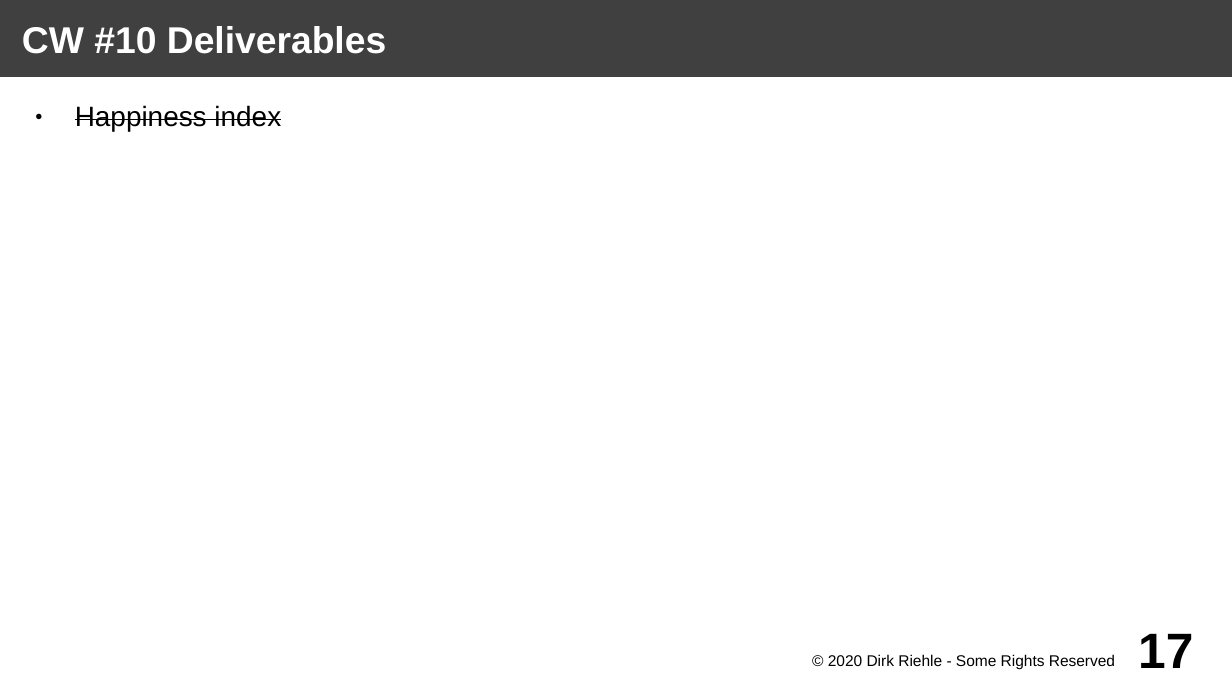
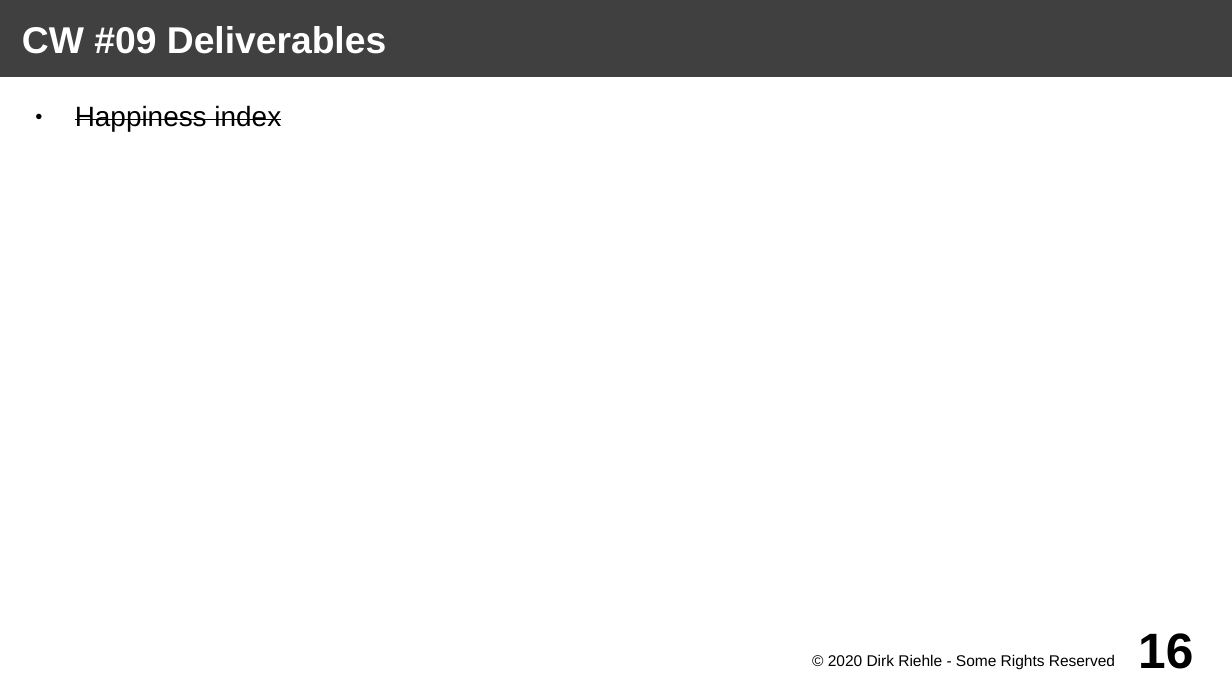
Before and after one commit to dirkriehle/arch-course, a slide deck: slide 16 of Lecture slides (project)/ARCH-PROJ A02 - Project Schedule.odp (slide 17 before the commit). Drawn at 1232x693 pixels with LibreOffice and Linux fonts; fonts in the diff are those of the drawing. Boxes give left, top, right and bottom in pixels: in the first picture for what was removed or moved away, otherwise in the second. Text is boxed around its words. In the diff, an @@ line names an element or a change of style, - is before the commit and + after.

Commit message:
Fixed typo, moved deliverable cw#09 to cw#10.

```diff
--- a/Lecture slides (project)/ARCH-PROJ A02 - Project Schedule.odp
+++ b/Lecture slides (project)/ARCH-PROJ A02 - Project Schedule.odp
@@ title at (22,26,386,54): text changed @@
-CW #10 Deliverables
+CW #09 Deliverables
@@ page number at (1138,633,1193,669): text changed @@
-17
+16
```
Also in this commit, not shown: 2 other slides changed, 3 other files.
